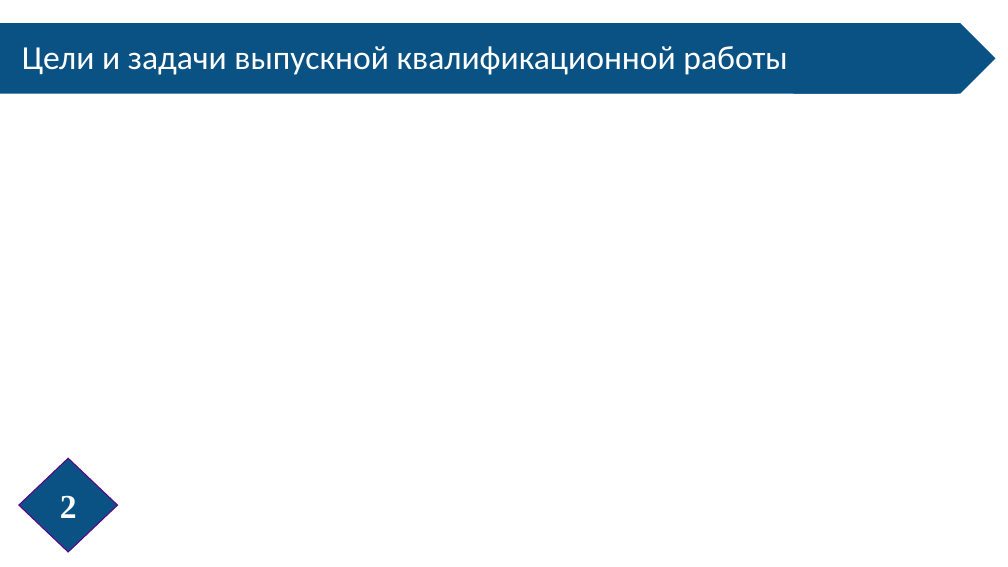
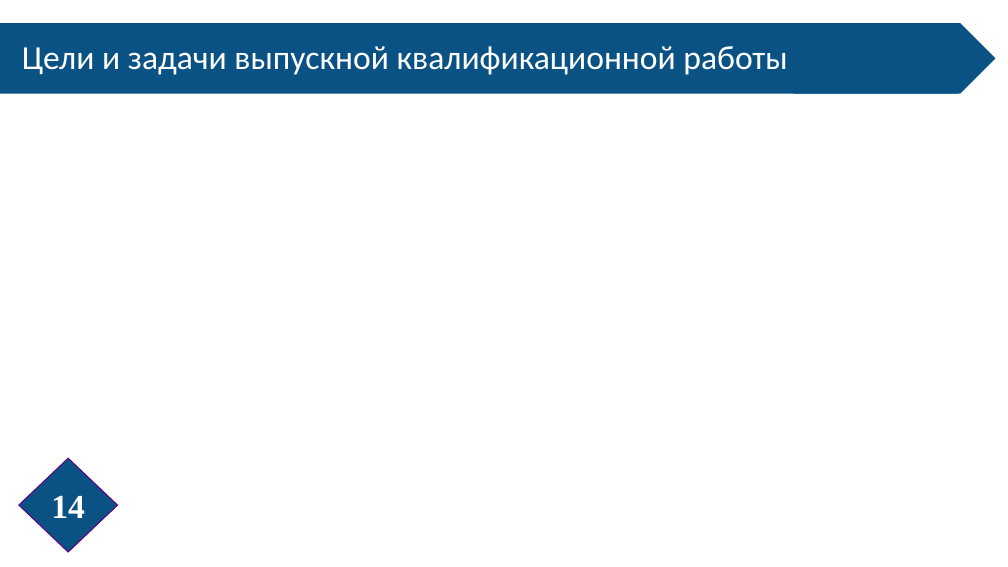
Before and after one commit to LebedevOleg/VKR_2022, a slide deck: slide 14 of Prezentatsia_VKR_2022.pptx (slide 11 before the commit). Drawn at 1008x567 pixels with LibreOffice and Linux fonts; fonts in the diff are those of the drawing. Boxes give left, top, right and bottom in pixels: in the first picture for what was removed or moved away, otherwise in the second. Text is boxed around its words. In the diff, an @@ line names an element or a change of style, - is before the commit and + after.

```diff
--- a/Prezentatsia_VKR_2022.pptx
+++ b/Prezentatsia_VKR_2022.pptx
@@ page number at box(19, 458, 118, 552): diamond to page number @@
@@ page number at box(51, 495, 85, 518): text changed @@
-2
+14
```
Also in this commit, not shown: 5 other slides changed, 7 slides added, 6 slides removed, 4 other files.
